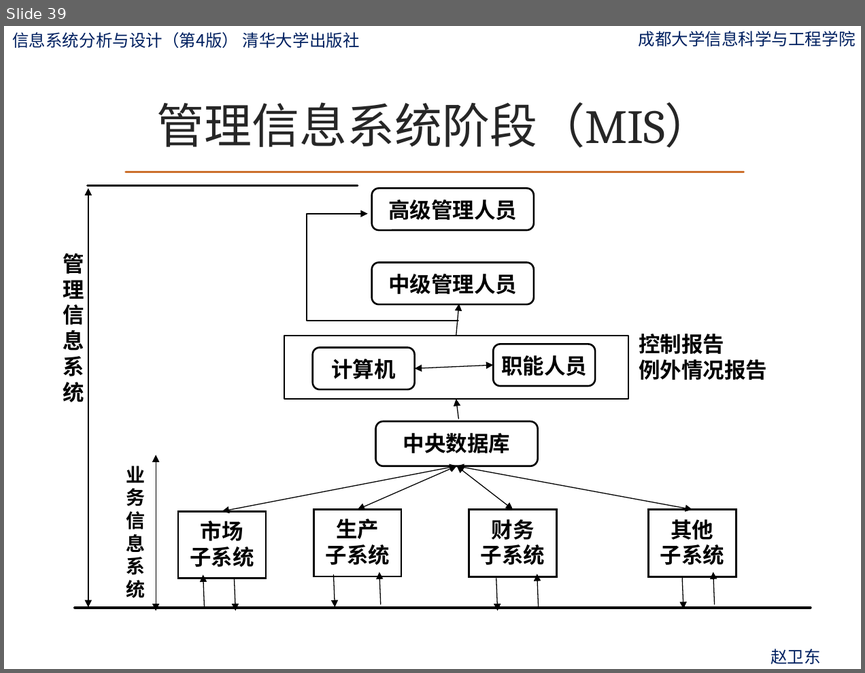
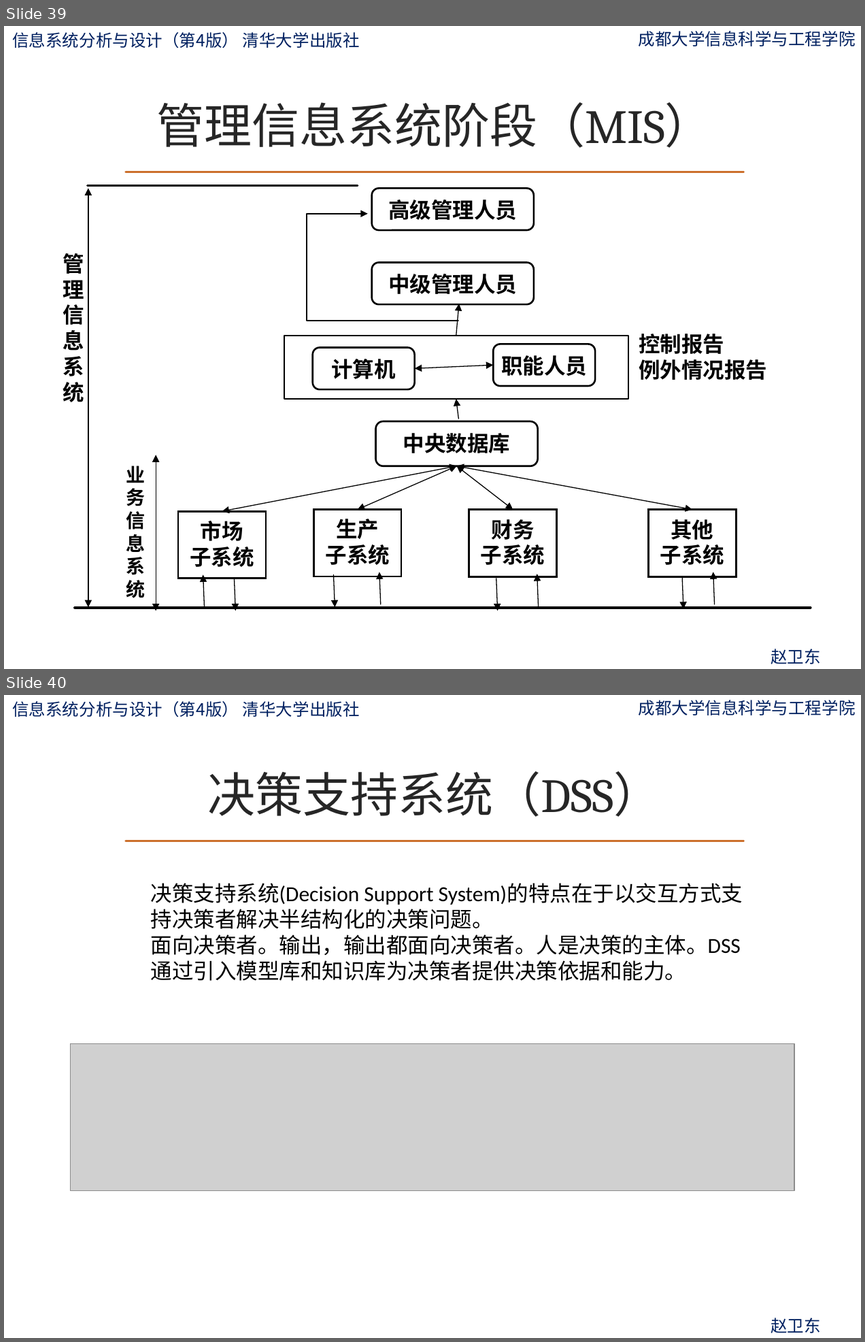
Before and after one commit to zwdcdu/is_analysis, a slide deck: ppt/第2章-信息、管理与信息系统.pptx. Shown one above the other, each under a label of ours: slide 39 before the commit, slides 39 and 40 after it. The pictures are 865x673 and 865x1342 pixels, drawn with LibreOffice and Linux fonts; fonts in the diff are those of the drawing; grey boxes stand for pictures; background and template pictures are left out. Boxes give left, top, right and bottom in pixels: in the first picture for what was removed or moved away, otherwise in the second. Text is boxed around its words. In the diff, an @@ line names an element or a change of style, - is before the commit and + after.

```diff
--- a/ppt/第2章-信息、管理与信息系统.pptx
+++ b/ppt/第2章-信息、管理与信息系统.pptx
@@ slide 40 added at bbox=[4, 695, 861, 1338], background picture (left out); not listed: 4 template elements that a slide beside it also shows @@
@@ title added at bbox=[208, 771, 662, 817], 40 pt, text #262626 @@
+决策支持系统（DSS）
@@ text added at bbox=[151, 883, 742, 981], 18 pt, text #000000 @@
+决策支持系统(Decision Support System)的特点在于以交互方式支持决策者解决半结构化的决策问题。
+面向决策者。输出，输出都面向决策者。人是决策的主体。DSS通过引入模型库和知识库为决策者提供决策依据和能力。
@@ picture added at bbox=[71, 1043, 795, 1190] @@
```
Also in this commit, not shown: 1 slide changed, 1 other slide added, 6 other files.
